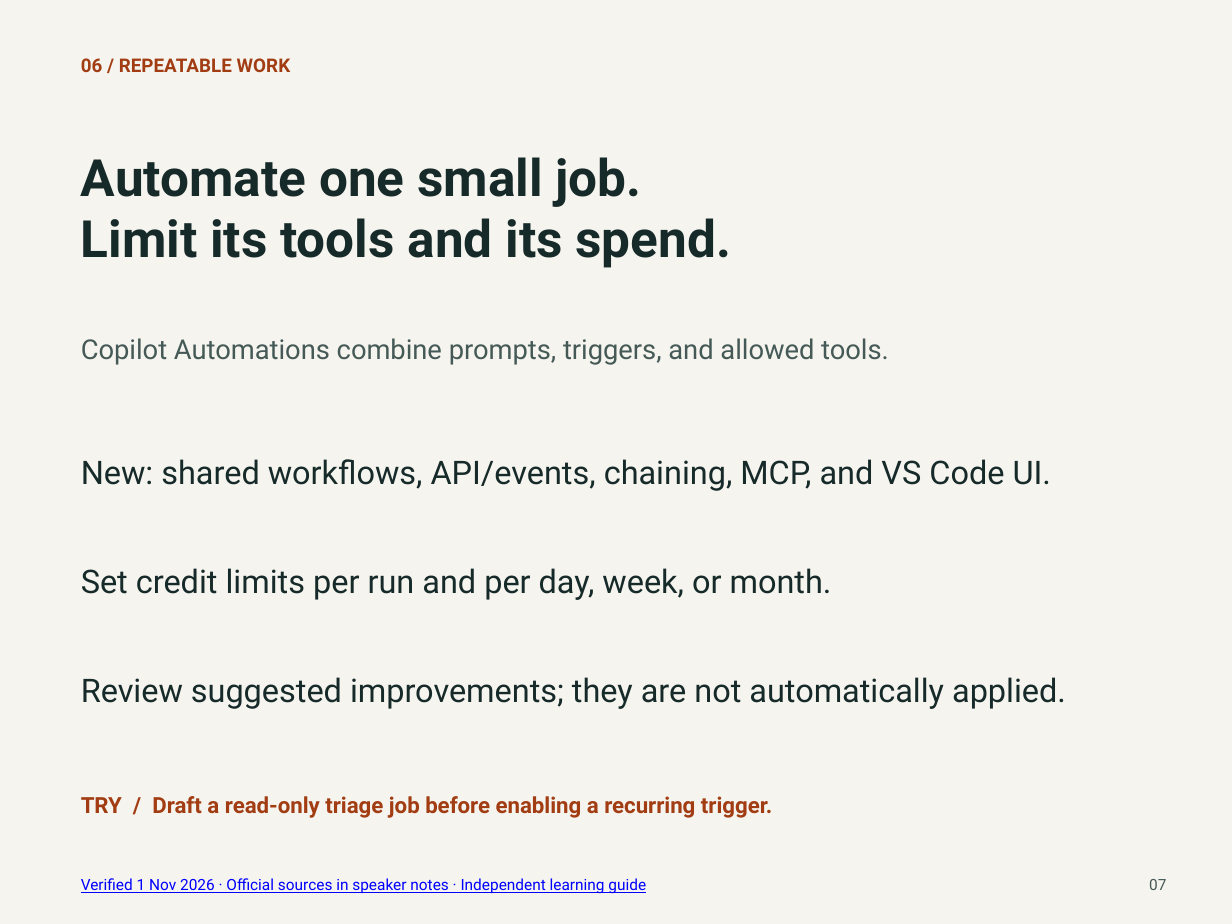
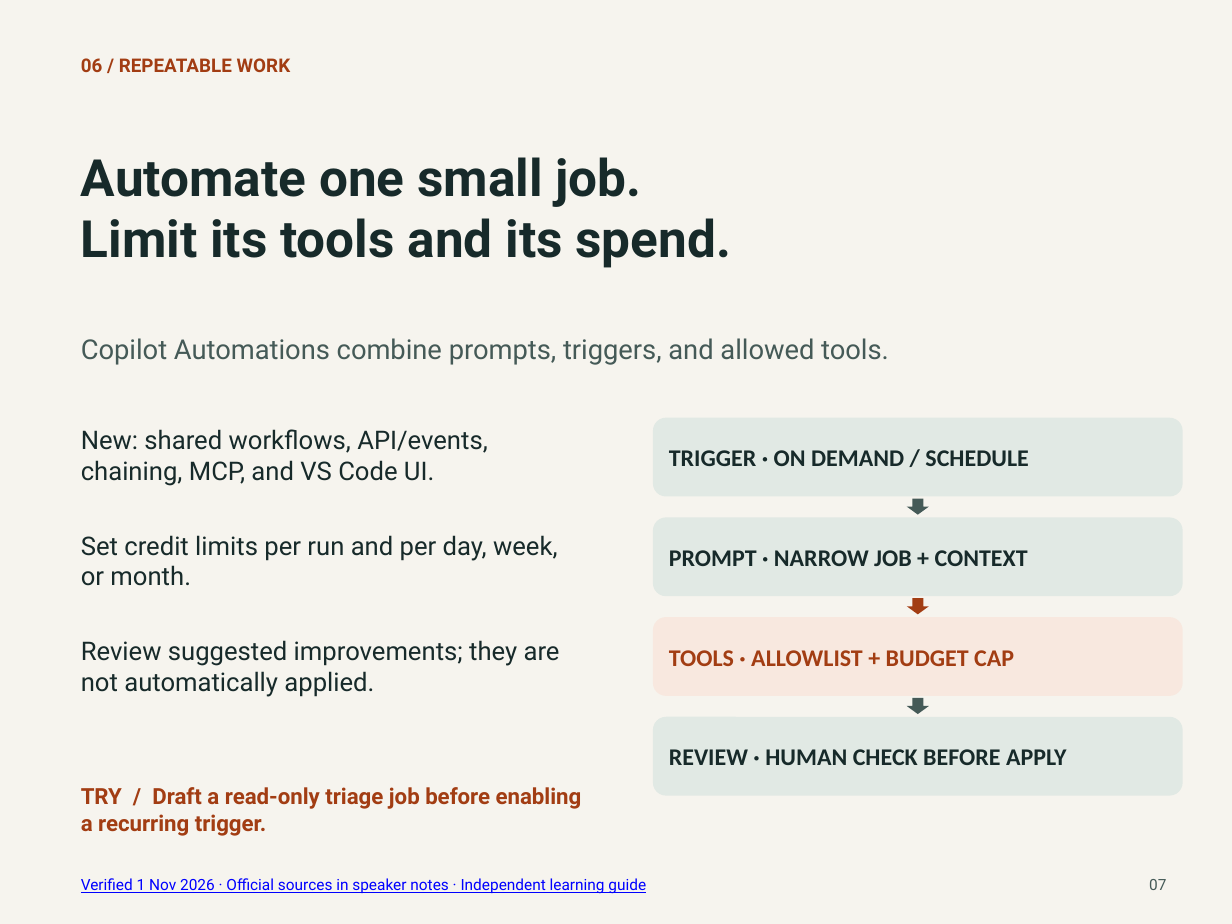
Before and after one commit to ragmha/lab, a slide deck: slide 7 of public/downloads/universe-2026-starter.pptx. Drawn at 1232x924 pixels with LibreOffice and Linux fonts; fonts in the diff are those of the drawing. Boxes give left, top, right and bottom in pixels: in the first picture for what was removed or moved away, otherwise in the second. Text is boxed around its words. In the diff, an @@ line names an element or a change of style, - is before the commit and + after.

Commit message:
Add Universe field labs, shared progress and the visual deck
Adds four optional field labs and two release-week additions, a public
Passport page that shares the canvas markup, one validated progress model
for the site, Passport and canvas with export/import, a simpler README,
and the 18-slide visual deck (SHA-256 d6b028ad...).

```diff
--- a/public/downloads/universe-2026-starter.pptx
+++ b/public/downloads/universe-2026-starter.pptx
@@ text "New: shared workflows, API/events, chaining, ...": place and size @@
-text "New: shared workflows, API/events, chaining, ..." at (81, 459, 1051, 491)
+text "New: shared workflows, API/events, chaining, ..." at (81, 429, 488, 486)
@@ rounded rectangle added at (653, 418, 1183, 496), fill #E1E9E4, 14 pt, text #172A2A, bold @@
+TRIGGER · ON DEMAND / SCHEDULE
@@ down arrow added at (907, 499, 929, 515), fill #455A57 @@
@@ text "Set credit limits per run ...": place and size @@
-text "Set credit limits per run ..." at (81, 568, 832, 600)
+text "Set credit limits per run ..." at (81, 535, 557, 586)
@@ rounded rectangle added at (653, 517, 1183, 596), fill #E1E9E4, 14 pt, text #172A2A, bold @@
+PROMPT · NARROW JOB + CONTEXT
@@ down arrow added at (907, 599, 929, 615), fill #A23D13 @@
@@ rounded rectangle added at (653, 617, 1183, 696), fill #F8E8DF, 14 pt, text #A23D13, bold @@
+TOOLS · ALLOWLIST + BUDGET CAP
@@ size 19 to 15 pt in 3 elements at (81, 429, 488, 486), (81, 535, 557, 586), (81, 640, 560, 697) @@
@@ text "Review suggested improvements; they are ...": place and size @@
-text "Review suggested improvements; they are ..." at (81, 677, 1066, 709)
+text "Review suggested improvements; they are ..." at (81, 640, 560, 697)
@@ rounded rectangle added at (653, 717, 1183, 796), fill #E1E9E4, 14 pt, text #172A2A, bold @@
+REVIEW · HUMAN CHECK BEFORE APPLY
@@ down arrow added at (907, 697, 929, 713), fill #455A57 @@
@@ text "TRY / Draft a read-only ..." rewrapped from (81, 796, 773, 818) to (81, 787, 582, 836) @@
```
Also in this commit, not shown: 12 other slides changed, 17 other files.
